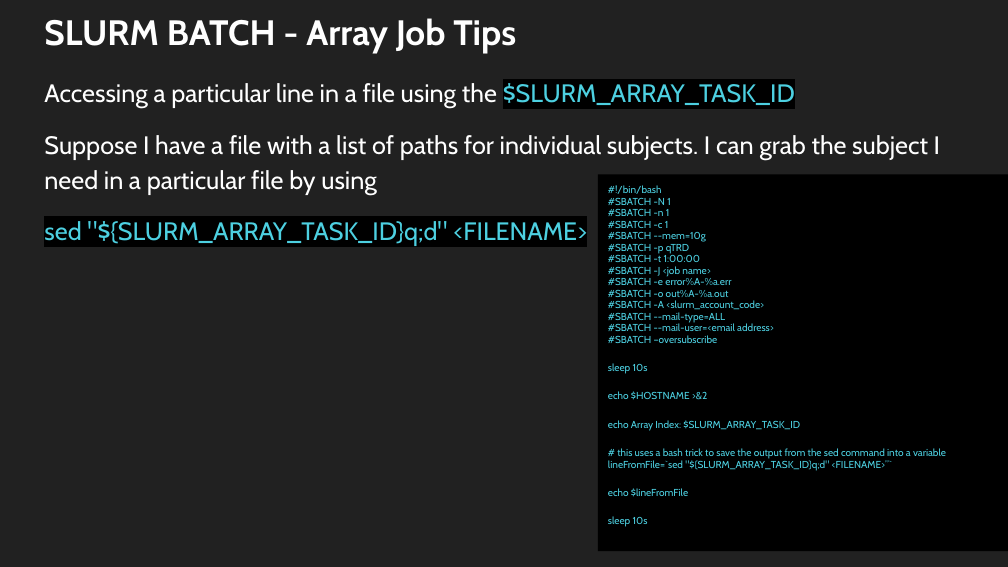
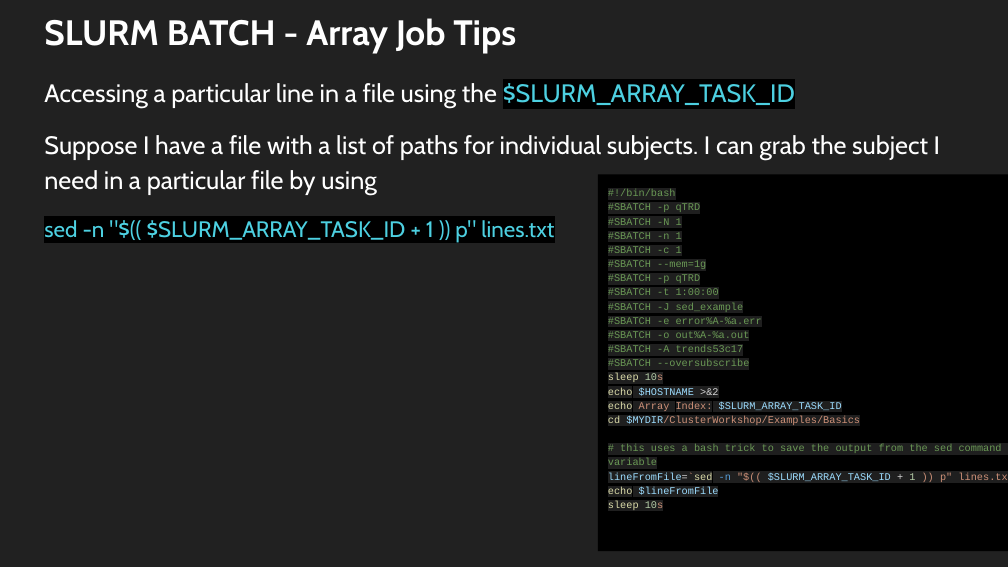
Before and after one commit to trendscenter/ClusterWorkshop, a slide deck: slide 44 of Introduction to the TReNDs Cluster.pptx. Drawn at 1008x567 pixels with LibreOffice and Linux fonts; fonts in the diff are those of the drawing. Boxes give left, top, right and bottom in pixels: in the first picture for what was removed or moved away, otherwise in the second. Text is boxed around its words. In the diff, an @@ line names an element or a change of style, - is before the commit and + after.

```diff
--- a/Introduction to the TReNDs Cluster.pptx
+++ b/Introduction to the TReNDs Cluster.pptx
@@ text at (x1=608, y1=189, x2=762, y2=366): text changed; size 7.2 to 7.3 pt; font Cabin to Courier New; text colour #4DD0E1 to #6A9955 @@
-#!/bin/bash
-#SBATCH -N 1
-#SBATCH -n 1
-#SBATCH -c 1
-#SBATCH --mem=10g
-#SBATCH -p qTRD
-#SBATCH -t 1:00:00
-#SBATCH -J <job name>
-#SBATCH -e error%A-%a.err
-#SBATCH -o out%A-%a.out
-#SBATCH -A <slurm_account_code>
-#SBATCH --mail-type=ALL
-#SBATCH --mail-user=<email address>
-#SBATCH –oversubscribe
+#!/bin/bash
+#SBATCH -p qTRD
+#SBATCH -N 1
+#SBATCH -n 1
+#SBATCH -c 1
+#SBATCH --mem=1g
+#SBATCH -p qTRD
+#SBATCH -t 1:00:00
+#SBATCH -J sed_example
+#SBATCH -e error%A-%a.err
+#SBATCH -o out%A-%a.out
+#SBATCH -A trends53c17
+#SBATCH --oversubscribe
@@ text at (x1=44, y1=220, x2=554, y2=243): text changed; size 18 to 16 pt @@
-sed "${SLURM_ARRAY_TASK_ID}q;d" <FILENAME>
+sed -n "$(( $SLURM_ARRAY_TASK_ID + 1 )) p" lines.txt
@@ text at (x1=608, y1=373, x2=842, y2=510): size 7.2 to 7.3 pt, font Cabin to Courier New, highlight none to #1F1F1F in "sleep 10s", "echo $HOSTNAME >&2", "echo Array Index: $SLURM_ARRAY_TASK_ID", "echo $lineFromFile" and 1 more places; text colour #4DD0E1 to #DCDCAA in "sleep", "echo", "echo", "echo" and 1 more places; text colour #4DD0E1 to #B5CEA8 in "10s", "10s"; text colour #4DD0E1 to #CE9178 in "10s", "Array Index:", "10s"; text colour #4DD0E1 to #9CDCFE in "$HOSTNAME", "$SLURM_ARRAY_TASK_ID", "$lineFromFile"; text colour #4DD0E1 to #D4D4D4 in ">&2"; line spacing 0.95 to 1.16; less space between paragraphs @@
@@ text at (x1=608, y1=416, x2=1008, y2=482): text changed; size 7.2 to 7.3 pt; font Cabin to Courier New; text colour #4DD0E1 to #6A9955 @@
-# this uses a bash trick to save the output from the sed command into a variable
-lineFromFile=`sed "${SLURM_ARRAY_TASK_ID}q;d" <FILENAME>”`
+cd $MYDIR/ClusterWorkshop/Examples/Basics
+# this uses a bash trick to save the output from the sed command into a variable
+lineFromFile=`sed -n "$(( $SLURM_ARRAY_TASK_ID + 1 )) p" lines.txt`
```
Also in this commit, not shown: 4 other slides changed, 1 other file.
